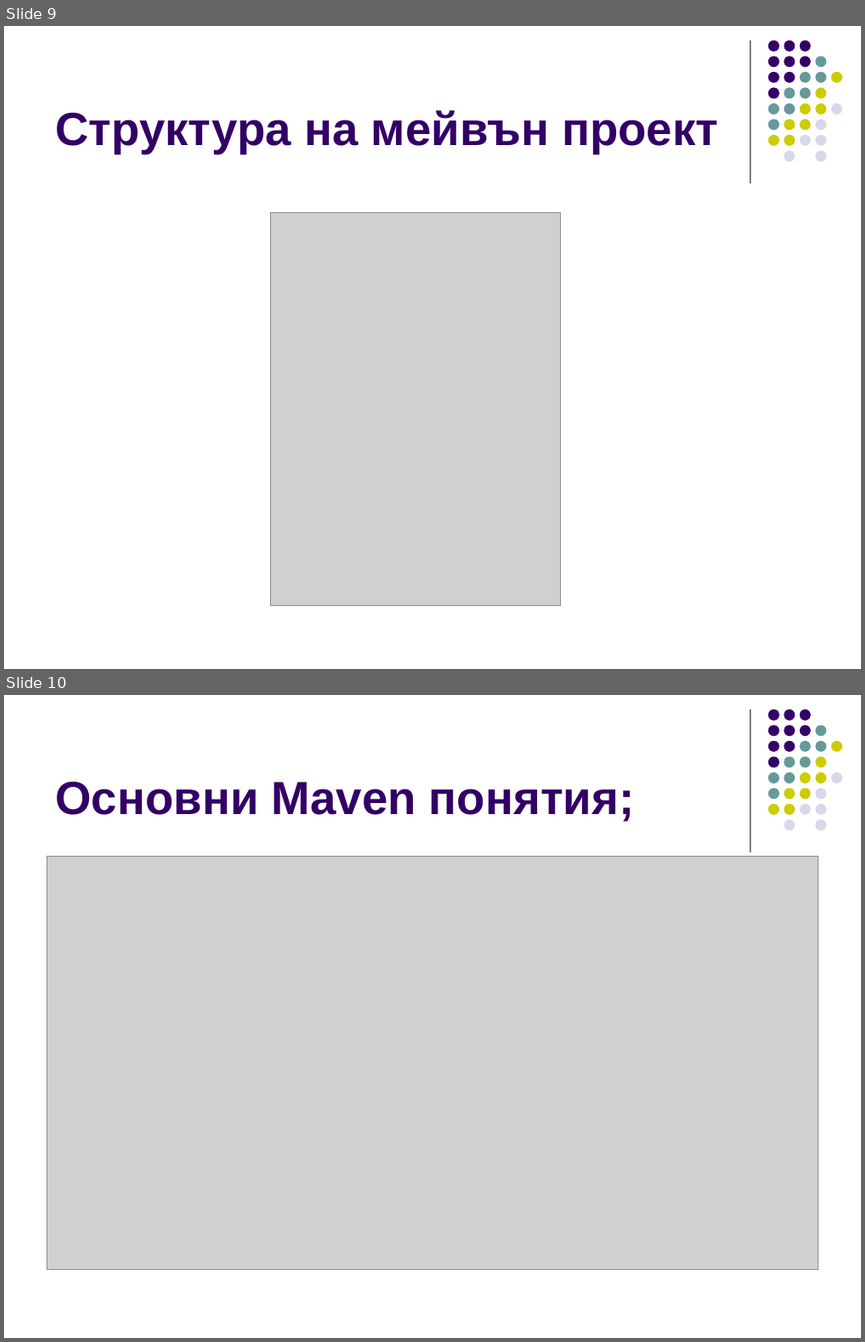
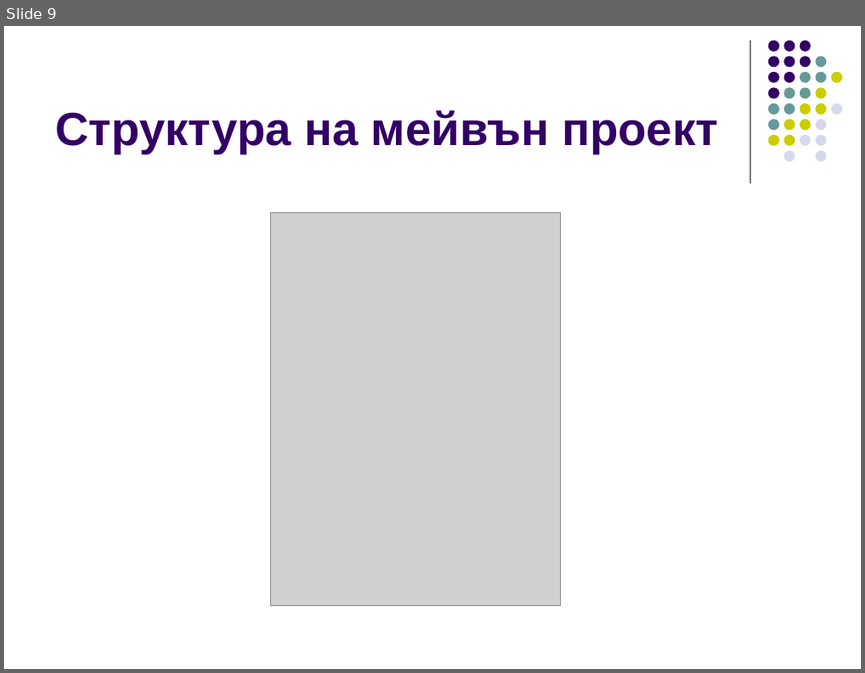
Before and after one commit to ivorusev/startup-factory-java-course, a slide deck: slides/5-Serialization+Maven.ppt. Shown one above the other, each under a label of ours: slides 9 and 10 before the commit, slide 9 after it. The pictures are 865x1342 and 865x673 pixels, drawn with LibreOffice and Linux fonts; fonts in the diff are those of the drawing; grey boxes stand for pictures. Boxes give left, top, right and bottom in pixels: in the first picture for what was removed or moved away, otherwise in the second. Text is boxed around its words. In the diff, an @@ line names an element or a change of style, - is before the commit and + after.

```diff
--- a/slides/5-Serialization+Maven.ppt
+++ b/slides/5-Serialization+Maven.ppt
@@ slide 10 removed at [4,695,861,1338], background #FFFFFF; not listed: 32 template elements that a slide beside it also shows @@
@@ title removed at [55,782,634,822] @@
-Основни Maven понятия;
@@ picture removed at [46,857,818,1269] @@
```
Also in this commit, not shown: 1 slide changed, 2 slides added.
